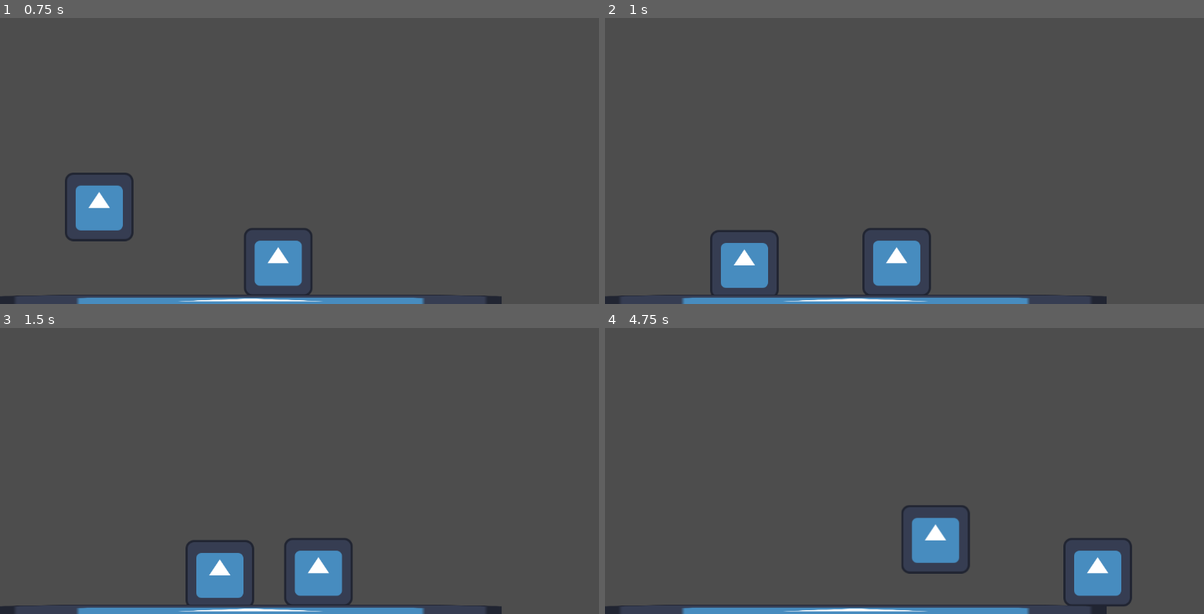
Above: before the commit, frames 1-4 (two rows, left to right).
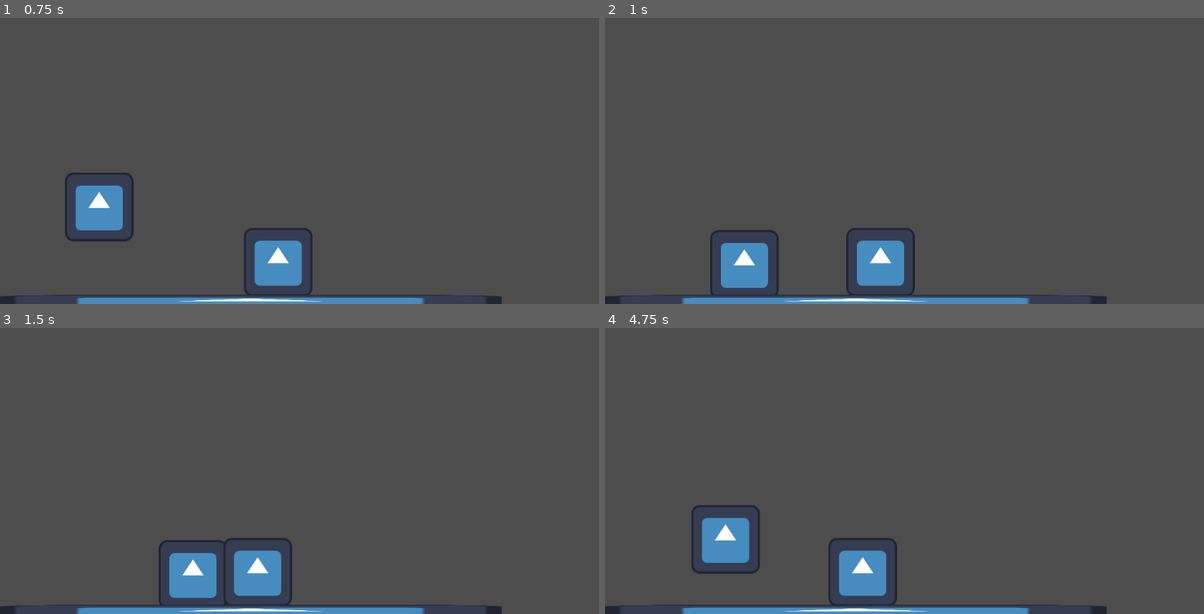
Above: after the commit, the same moments.

Repository: Sakinoanime/Godot-action-game
Game: Godot game, scene res://scenes/world.tscn
Two runs of this game, one before a commit and one after it. Both use one fixed random seed, a clock stepped at 60 frames per second and the inputs below. The engine's default icon, where the game draws it, is replaced by a stand-in: a white triangle on a blue panel in a dark square.
Inputs:
- Up to frame 1 (0.75 s): tap Enter (ui_accept) at 0.5 s; hold D (right) from 0.53 s (still down)
- Up to frame 2 (1 s): keep holding D (right); tap Enter (ui_accept) at 0.77 s
- Up to frame 3 (1.5 s): keep holding D (right)
- Up to frame 4 (4.75 s): tap Enter (ui_accept) at 1.52, 3.02, 3.77, 4.52 s; release D (right) at 2.03 s; hold A (left) 2.03-2.78 s; hold D (right) 2.78-4.28 s; hold A (left) from 4.28 s (still down)

Frame 1 is identical in both runs. In frame 2, 1.4% of the frame differs, in the area x 40-55%, y 73-97%; in frame 3, 4.2%; in frame 4, 6.4%, in the area x 14-88%, y 61-98%.
Error after the commit: Invalid assignment of property or key 'flip_h' with value of type 'bool' on a base object of type 'null instance'. (res://scripts/enemy.gd:24)

Commit message:
random push a long time after

Diff:
--- a/action-game/scripts/enemy.gd
+++ b/action-game/scripts/enemy.gd
@@ -34,8 +34,8 @@
 	move_and_slide()
 
 
-func _on_vision_body_entered(body: Node2D) -> void:
-
-	if body.is_in_group("player"): # Make sure your Player is in the "player" group
+func _on_vision_body_entered(body) -> void:
+	#print(body.get_parent().name + " entered")
+	if body.name == "player": # Make sure your Player is in the "player" group
 		player = body
 		print("player entered")
